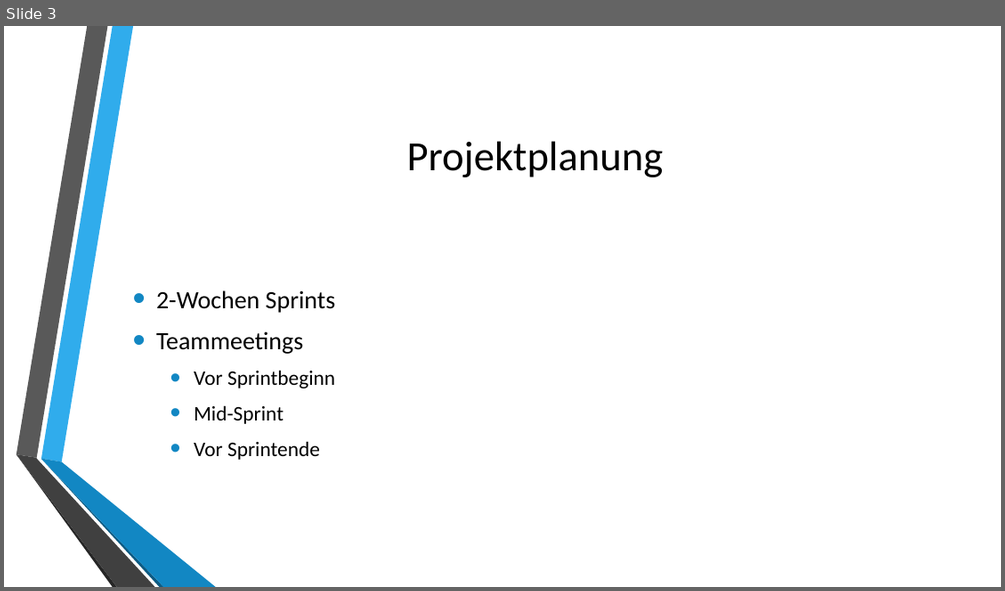
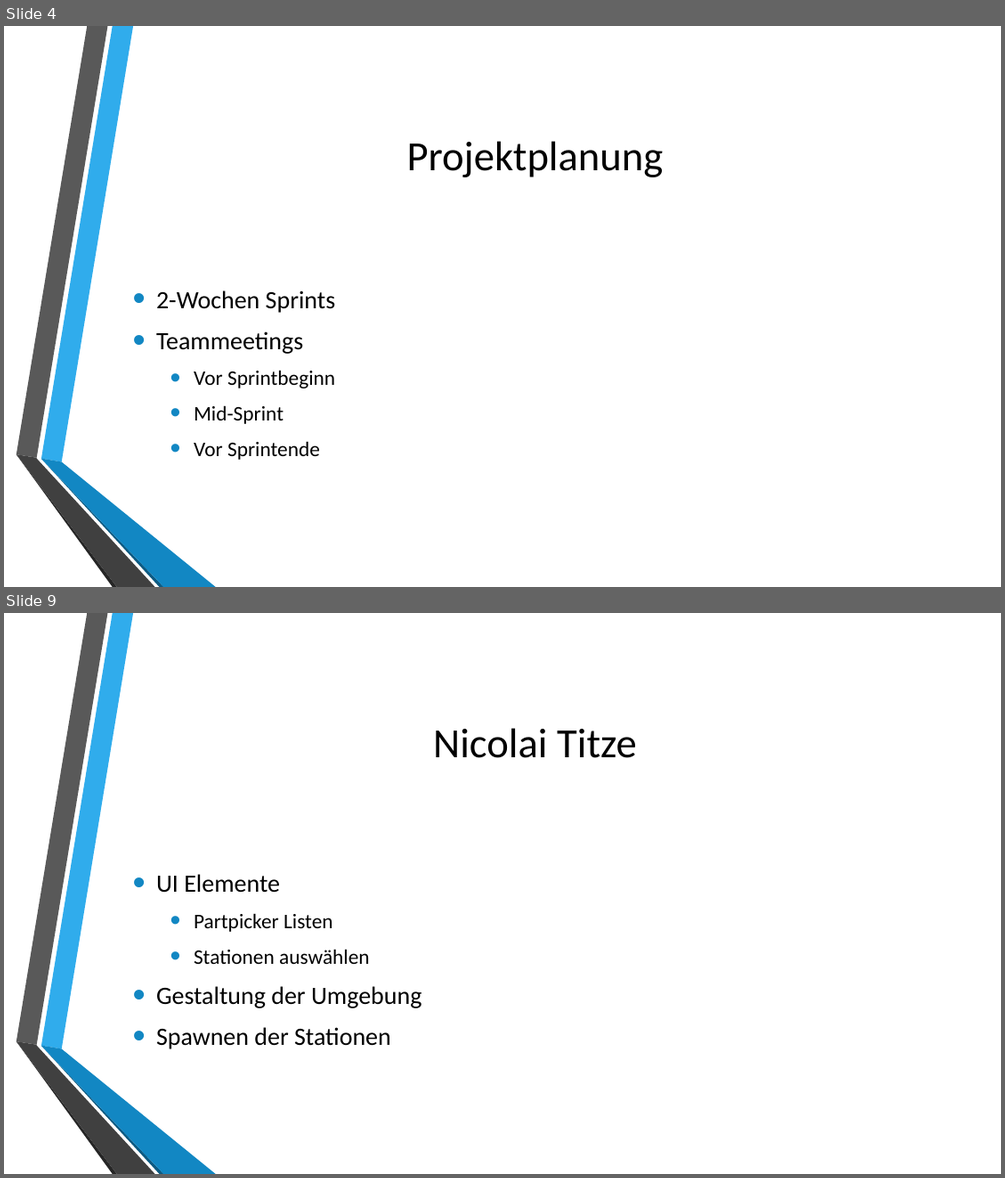
Before and after one commit to sascha202295/unityunit, a slide deck: Präsentation/Präsentation_UnityUnit.pptx. Shown one above the other, each under a label of ours: slide 3 before the commit, slides 4 and 9 after it; the slides between them are not shown. The pictures are 1005x591 and 1005x1178 pixels, drawn with LibreOffice and Linux fonts; fonts in the diff are those of the drawing; background and template pictures are left out. Boxes give left, top, right and bottom in pixels: in the first picture for what was removed or moved away, otherwise in the second. Text is boxed around its words. In the diff, an @@ line names an element or a change of style, - is before the commit and + after.

```diff
--- a/Präsentation/Präsentation_UnityUnit.pptx
+++ b/Präsentation/Präsentation_UnityUnit.pptx
@@ slide 9 added at (x1=4, y1=613, x2=1001, y2=1174), background picture (left out); not listed: 6 template elements that a slide beside it also shows @@
@@ title added at (x1=433, y1=728, x2=637, y2=758), 40 pt, text #000000 @@
+Nicolai Titze
@@ text added at (x1=156, y1=874, x2=421, y2=1049), 24 pt, text #000000 @@
+• UI Elemente
+  • Partpicker Listen
+  • Stationen auswählen
+• Gestaltung der Umgebung
+• Spawnen der Stationen
@@ what was slide 3 is now slide 4 @@
```
Also in this commit, not shown: 3 slides changed, 7 other slides added, 1 slide removed.
